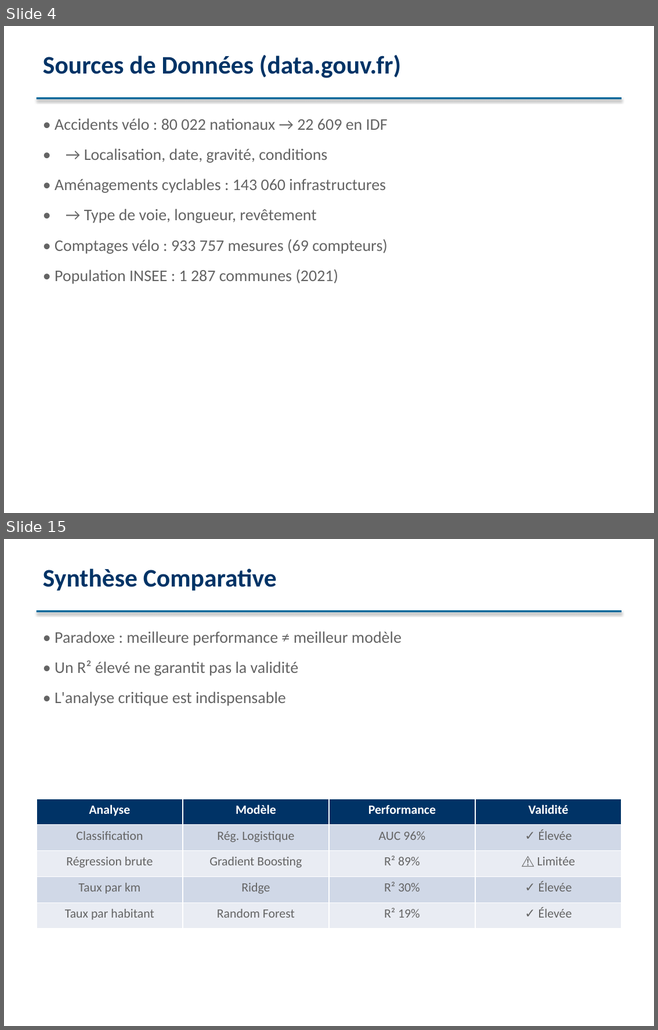
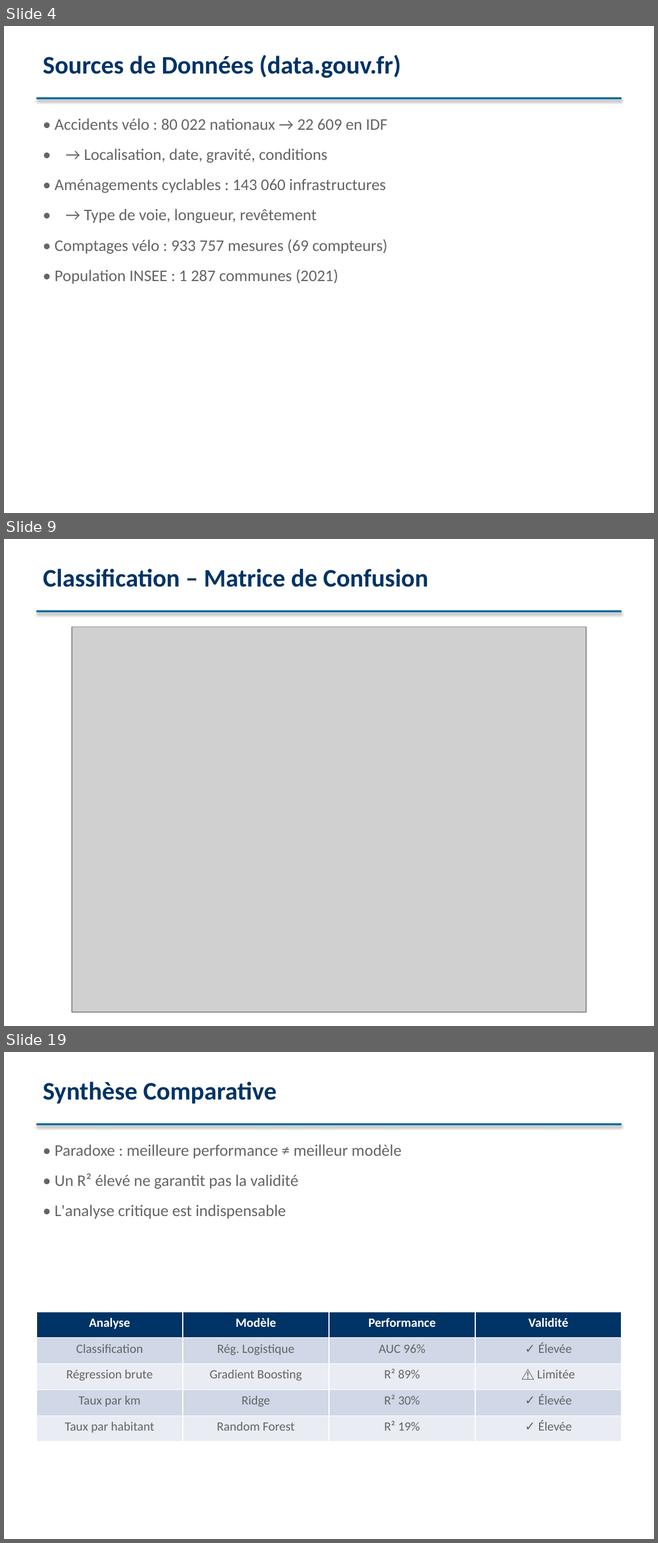
Before and after one commit to Jeremonstor/Projet_sda_top, a slide deck: presentation/presentation_sda.pptx. Shown one above the other, each under a label of ours: slides 4 and 15 before the commit, slides 4, 9 and 19 after it; the slides between them are not shown. The pictures are 658x1030 and 658x1543 pixels, drawn with LibreOffice and Linux fonts; fonts in the diff are those of the drawing; grey boxes stand for pictures. Boxes give left, top, right and bottom in pixels: in the first picture for what was removed or moved away, otherwise in the second. Text is boxed around its words. In the diff, an @@ line names an element or a change of style, - is before the commit and + after.

```diff
--- a/presentation/presentation_sda.pptx
+++ b/presentation/presentation_sda.pptx
@@ slide 9 added at (4, 539, 654, 1026), background #FFFFFF @@
@@ text added at (43, 569, 428, 587), 28 pt, text #003366, bold @@
+Classification – Matrice de Confusion
@@ rectangle added at (36, 610, 621, 613), fill #006699 @@
@@ picture added at (71, 627, 585, 1012) @@
@@ what was slide 15 is now slide 19 @@
```
Also in this commit, not shown: 12 slides changed, 3 other slides added, 6 other files.
